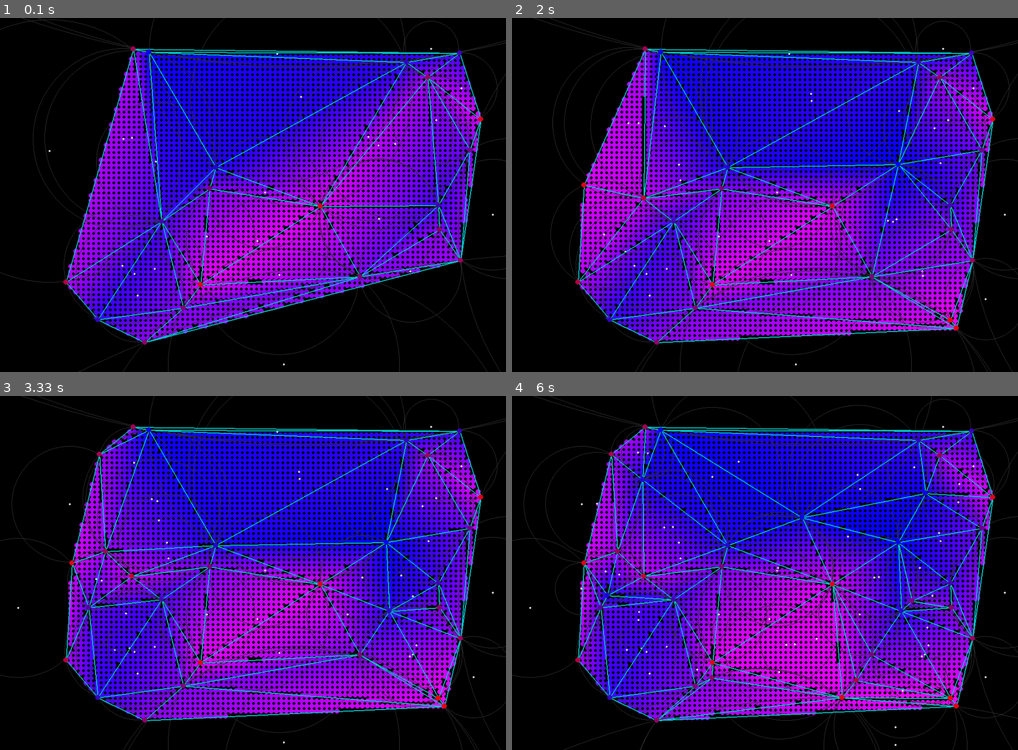
Above: before the commit, frames 1-4 (two rows, left to right).
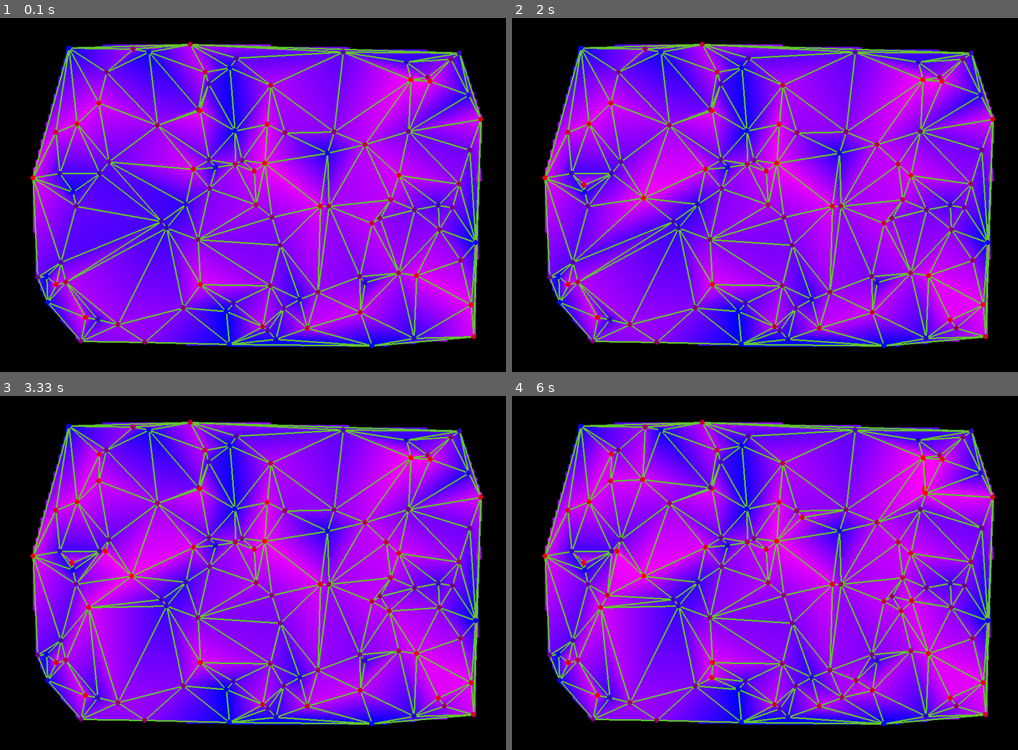
Above: after the commit, the same moments.

Repository: zainkhan-afk/Delaunay-Triangulation-Pygame
Game: pygame game, started from main.py
Same seed, same stepped clock (60 frames per second), same inputs: the game is played once before the commit and once after it.
Inputs (mouse positions are in pixels of both pictures, inside the frame that each line leads up to):
- Up to frame 1 (0.1 s): no input
- Up to frame 2 (2 s): press the mouse at (765, 219) at 0.37 s; move the mouse to (704, 209) at 0.47 s; release the mouse at (643, 198) at 0.6 s; press the mouse at (765, 219) at 0.7 s; move the mouse to (856, 269) at 0.8 s; release the mouse at (952, 318) at 0.93 s; press the mouse at (765, 219) at 1.03 s; move the mouse to (673, 202) at 1.13 s; release the mouse at (582, 184) at 1.27 s; press the mouse at (765, 219) at 1.37 s; move the mouse to (861, 272) at 1.47 s; release the mouse at (957, 325) at 1.6 s; press the mouse at (765, 219) at 1.7 s; move the mouse to (830, 191) at 1.8 s; release the mouse at (896, 163) at 1.93 s
- Up to frame 3 (3.33 s): press the mouse at (253, 597) at 2.03 s; move the mouse to (172, 601) at 2.13 s; release the mouse at (86, 608) at 2.27 s; press the mouse at (253, 597) at 2.37 s; move the mouse to (177, 523) at 2.47 s; release the mouse at (101, 452) at 2.6 s; press the mouse at (253, 597) at 2.7 s; move the mouse to (182, 573) at 2.8 s; release the mouse at (106, 551) at 2.93 s; press the mouse at (253, 597) at 3.03 s; move the mouse to (323, 604) at 3.13 s; release the mouse at (389, 611) at 3.27 s
- Up to frame 4 (6 s): press the mouse at (765, 597) at 3.37 s; move the mouse to (689, 594) at 3.47 s; release the mouse at (608, 594) at 3.6 s; press the mouse at (765, 597) at 3.7 s; move the mouse to (704, 537) at 3.8 s; release the mouse at (643, 477) at 3.93 s; press the mouse at (765, 597) at 4.03 s; move the mouse to (840, 597) at 4.13 s; release the mouse at (911, 601) at 4.27 s; press the mouse at (765, 597) at 4.37 s; move the mouse to (785, 555) at 4.47 s; release the mouse at (800, 516) at 4.6 s; press the mouse at (765, 597) at 4.7 s; move the mouse to (845, 544) at 4.8 s; release the mouse at (926, 491) at 4.93 s; press the mouse at (765, 597) at 5.03 s; move the mouse to (739, 636) at 5.13 s; release the mouse at (709, 679) at 5.27 s; press the mouse at (765, 597) at 5.37 s; move the mouse to (805, 647) at 5.47 s; release the mouse at (840, 696) at 5.6 s; press the mouse at (765, 597) at 5.7 s; move the mouse to (810, 636) at 5.8 s; release the mouse at (856, 679) at 5.93 s

The runs differ from the first frame. In frame 1, 64% of the frame differs, in the area x 0-100%, y 0-100%; in frame 2, 65%; in frame 3, 65%; in frame 4, 67%.

Commit message:
Improved fill

Diff:
--- a/main.py
+++ b/main.py
@@ -10,7 +10,7 @@
 import numpy as np
 
 random.seed(15)
-N = 20
+N = 100
 DT = DelaunayTriangulation()
 
 for i in range(N):
@@ -32,7 +32,7 @@
 		if event.type == pygame.MOUSEBUTTONUP:
 			pos = pygame.mouse.get_pos()
 
-			point = Point(pos[0], pos[1], randint(0, 50))
+			point = Point(pos[0], pos[1], randint(30, 50))
 			print("Point Added")
 			print(point)
 			DT.AddPoint(point)
--- a/renderer.py
+++ b/renderer.py
@@ -5,14 +5,15 @@
 from utils import *
 
 class Renderer:
-	def __init__(self, width = 1000, height = 700, title = "Delaunay Triangulation"):
+	def __init__(self, width = 1000, height = 700, title = "Delaunay Triangulation", show_circum_circles = False, fill_mesh = True):
 		self.width  = width
 		self.height = height
 		self.title = title
+		self.show_circum_circles = show_circum_circles
+		self.fill_mesh = fill_mesh
 
 		self.background_color = (0, 0, 0)
-		self.edge_color = (0, 200, 200)
-		self.point_color = (200, 200, 0)
+		self.edge_color = (100, 200, 50)
 		self.point_radius = 5
 
 		self.screen = pygame.display.set_mode((self.width, self.height))
@@ -54,33 +55,18 @@
 			min_z = min(p1.z, p2.z, p3.z)
 			max_z = max(p1.z, p2.z, p3.z)
 
-			# total_area = GetTriangleArea(triangle.edges[0], triangle.edges[1], triangle.edges[2])
 			total_area = GetTriangleArea(p1, p2, p3)
 
-			for x in range(min_x, max_x, 10):
-				for y in range(min_y, max_y, 10):
+			for x in range(min_x, max_x, 5):
+				for y in range(min_y, max_y, 5):
 					z = (d - a*x - b*y)/c
 					p_temp = Point(x, y, z)
-
-					# e1 = Edge(p_temp, p1)
-					# e2 = Edge(p1, p2)
-					# e3 = Edge(p2, p_temp)
-					# area_1 = GetTriangleArea(e1, e2, e3)
-					# e1 = Edge(p_temp, p2)
-					# e2 = Edge(p2, p3)
-					# e3 = Edge(p3, p_temp)
-					# area_2 = GetTriangleArea(e1, e2, e3)
-					# e1 = Edge(p_temp, p3)
-					# e2 = Edge(p3, p1)
-					# e3 = Edge(p1, p_temp)
-					# area_3 = GetTriangleArea(e1, e2, e3)
 
 					area_1 = GetTriangleArea(p_temp, p1, p2)
 					area_2 = GetTriangleArea(p_temp, p1, p3)
 					area_3 = GetTriangleArea(p_temp, p2, p3)
 
 					if (area_1 + area_2 + area_3)>total_area:
-						# print((area_1 + area_2 + area_3), total_area)
 						continue
 
 
@@ -106,15 +92,17 @@
 		self.regenerate_mesh_fill = False
 
 	def Render(self, mesh):
-		if self.regenerate_mesh_fill:
+		if self.regenerate_mesh_fill and self.fill_mesh:
 			self.GenerteMeshFill(mesh)
-		for triangle in mesh:
-			pygame.draw.circle(self.screen, (225, 225, 225), (triangle.circum_circle.circum_center.x, triangle.circum_circle.circum_center.y), 2)
-			pygame.draw.circle(self.screen, (50, 50, 50), (triangle.circum_circle.circum_center.x, triangle.circum_circle.circum_center.y), triangle.circum_circle.radius, width = 1)
+
+		if self.show_circum_circles:
+			for triangle in mesh:
+				pygame.draw.circle(self.screen, (225, 225, 225), (triangle.circum_circle.circum_center.x, triangle.circum_circle.circum_center.y), 2)
+				pygame.draw.circle(self.screen, (50, 50, 50), (triangle.circum_circle.circum_center.x, triangle.circum_circle.circum_center.y), triangle.circum_circle.radius, width = 1)
 
 		for triangle in mesh:
 			for edge in triangle.edges:
-				pygame.draw.line(self.screen, self.edge_color, (edge.points[0].x, edge.points[0].y), (edge.points[1].x, edge.points[1].y), 2)
+				pygame.draw.line(self.screen, self.edge_color, (edge.points[0].x, edge.points[0].y), (edge.points[1].x, edge.points[1].y), 3)
 				for point in edge.points:
 					color = (255 * point.z/50, 0, 255 * (50 - point.z)/50)
 					pygame.draw.circle(self.screen, color, (point.x, point.y), self.point_radius)
